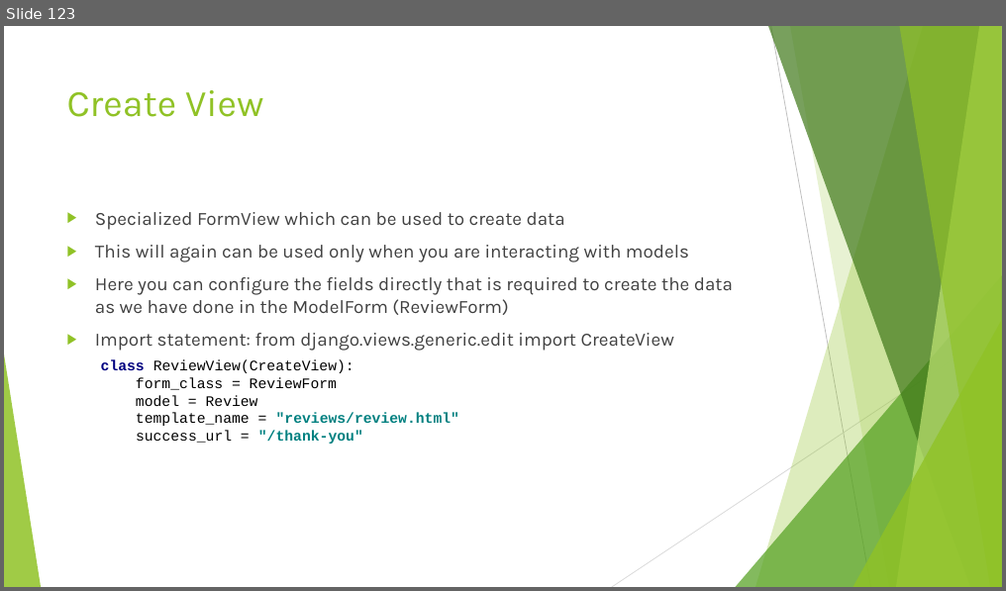
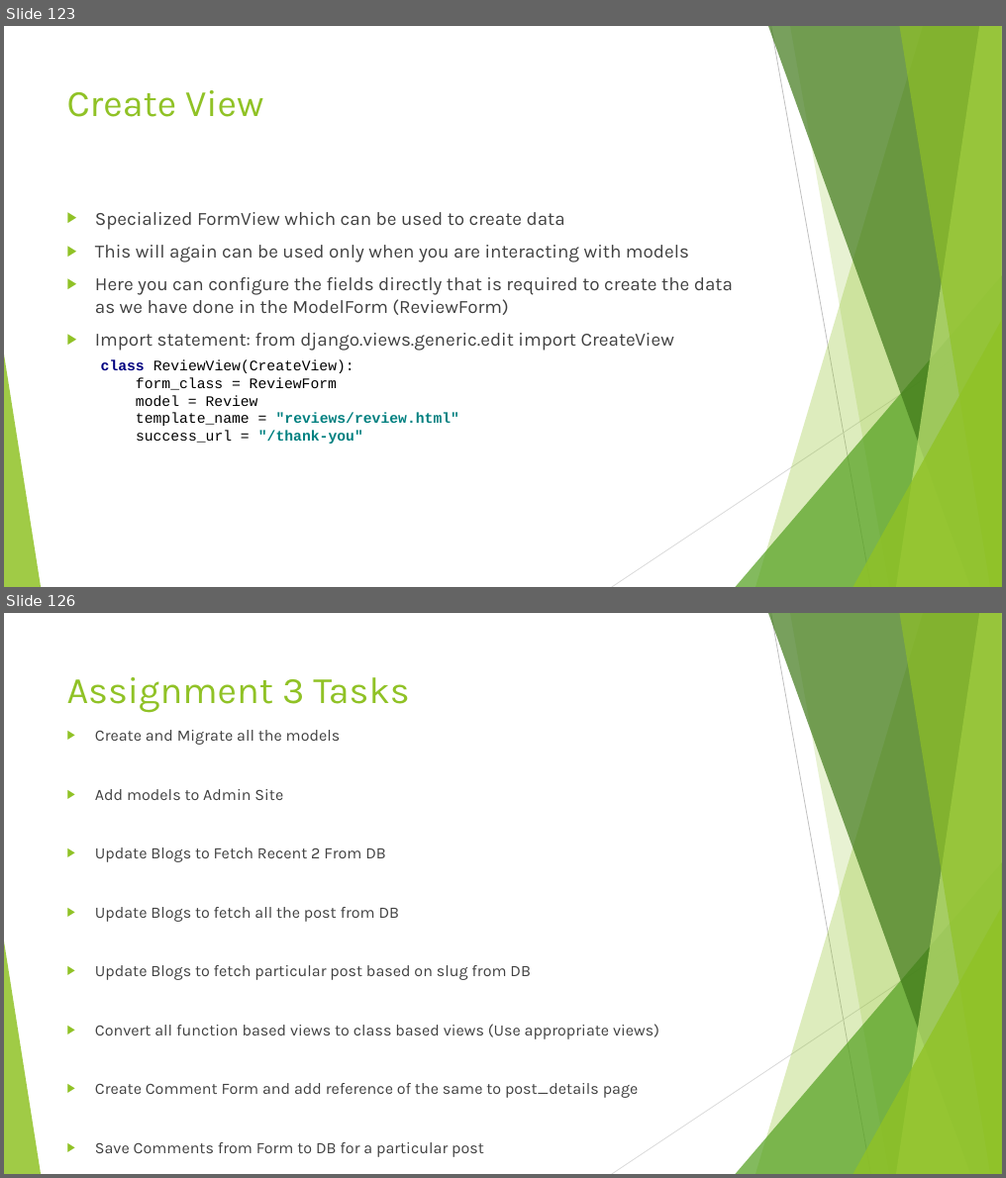
Before and after one commit to edyoda/PD-281220-Session-Code, a slide deck: Django EdYoda.pptx. Shown one above the other, each under a label of ours: slide 123 before the commit, slides 123 and 126 after it; the slides between them are not shown. The pictures are 1006x591 and 1006x1178 pixels, drawn with LibreOffice and Linux fonts; fonts in the diff are those of the drawing. Boxes give left, top, right and bottom in pixels: in the first picture for what was removed or moved away, otherwise in the second. Text is boxed around its words. In the diff, an @@ line names an element or a change of style, - is before the commit and + after.

```diff
--- a/Django EdYoda.pptx
+++ b/Django EdYoda.pptx
@@ slide 126 added at (4, 613, 1002, 1174), background #FFFFFF; not listed: 10 template elements that a slide beside it also shows @@
@@ title added at (67, 677, 409, 713), 36 pt, text #90C226 @@
+Assignment 3 Tasks
@@ text added at (95, 730, 659, 1157), 15.3 pt, text #404040 @@
+▶ Create and Migrate all the models
+▶ Add models to Admin Site
+▶ Update Blogs to Fetch Recent 2 From DB
+▶ Update Blogs to fetch all the post from DB
+▶ Update Blogs to fetch particular post based on slug from DB
+▶ Convert all function based views to class based views (Use appropriate views)
+▶ Create Comment Form and add reference of the same to post_details page
+▶ Save Comments from Form to DB for a particular post
```
Also in this commit, not shown: 2 other slides added, 43 other files.
